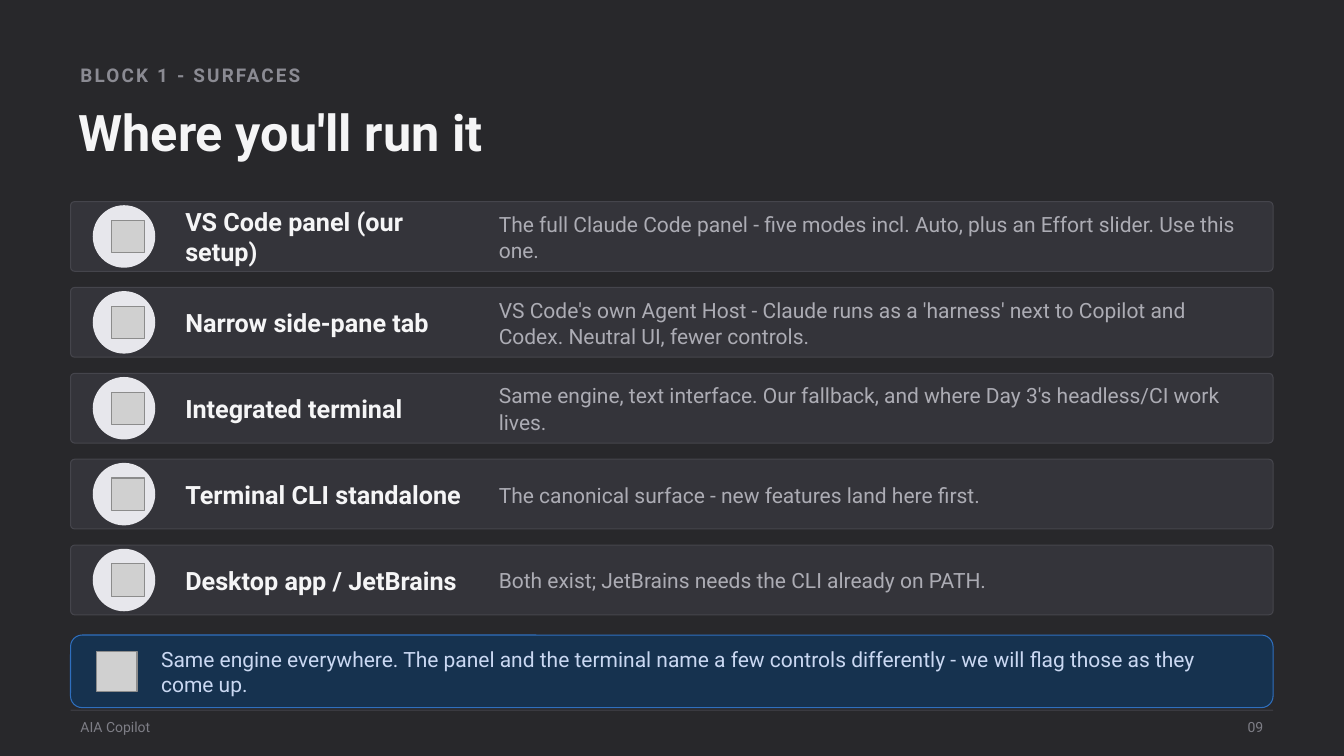
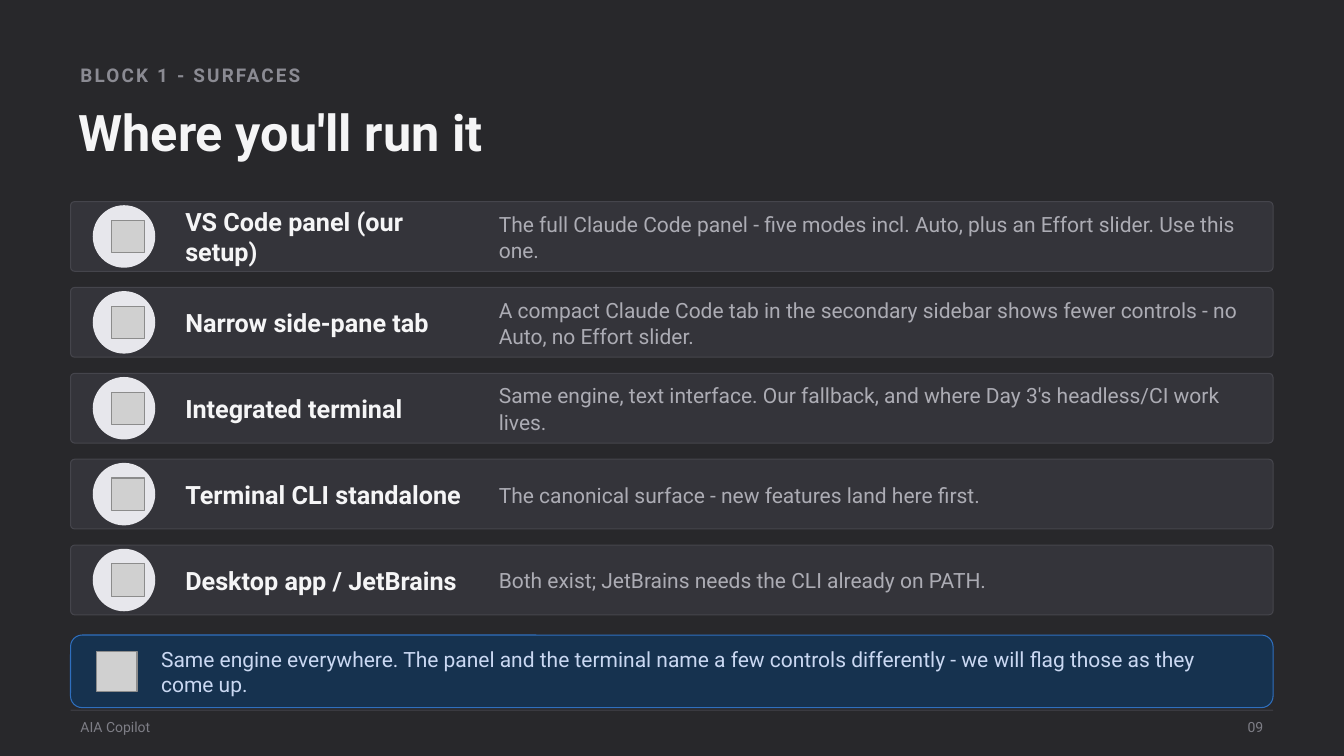
Before and after one commit to scottrhay/AIA-ClaudeCopilot, a slide deck: slide 9 of claude-code-3day/slides/Day1_Claude_Code_Fundamentals.pptx. Drawn at 1344x756 pixels with LibreOffice and Linux fonts; fonts in the diff are those of the drawing; grey boxes stand for pictures. Boxes give left, top, right and bottom in pixels: in the first picture for what was removed or moved away, otherwise in the second. Text is boxed around its words. In the diff, an @@ line names an element or a change of style, - is before the commit and + after.

Commit message:
Slide 9: retract unsupported agent-host explanation; each vendor renders its own UI in the sidebar

```diff
--- a/claude-code-3day/slides/Day1_Claude_Code_Fundamentals.pptx
+++ b/claude-code-3day/slides/Day1_Claude_Code_Fundamentals.pptx
@@ text at (499,302,1237,347): text changed @@
-VS Code's own Agent Host - Claude runs as a 'harness' next to Copilot and Codex. Neutral UI, fewer controls.
+A compact Claude Code tab in the secondary sidebar shows fewer controls - no Auto, no Effort slider.
```
